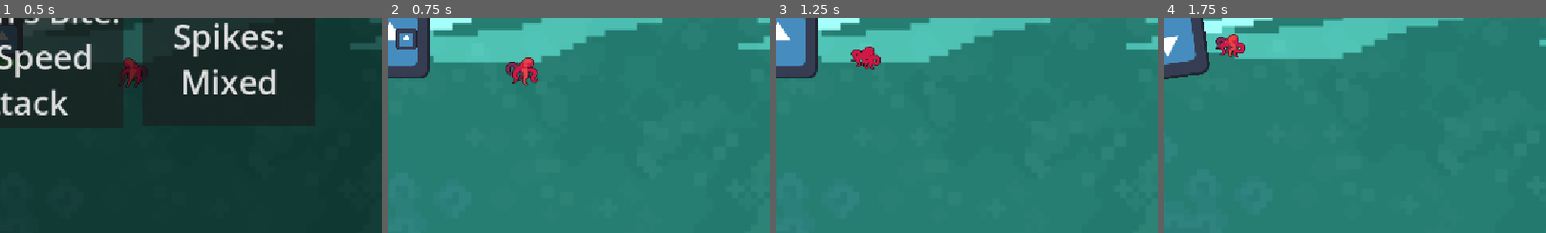
Above: before the commit, frames 1-4 (left to right).
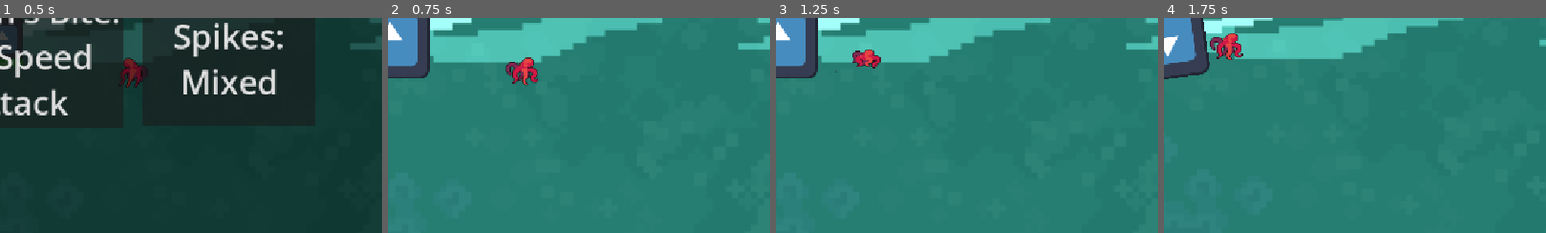
Above: after the commit, the same moments.

Repository: GavinWu42711/Campfire
Game: Godot game, scene res://Scenes/level_1.tscn
Same seed, same stepped clock (60 frames per second), same inputs: the game is played once before the commit and once after it. The engine's default icon, where the game draws it, is replaced by a stand-in: a white triangle on a blue panel in a dark square.
Inputs (mouse positions are % of the whole screen's width and height, from its top left):
- Up to frame 1 (0.5 s): no input
- Up to frame 2 (0.75 s): tap Enter at 0.5 s; move the mouse to (72, 45) at 0.52 s; click (72, 45) at 0.6 s
- Up to frame 3 (1.25 s): no input
- Up to frame 4 (1.75 s): move the mouse to (30, 55) at 1.27 s; right-click (30, 55) at 1.35 s
The pictures show only the part of the screen within x 50-100%, y 45-95%; the shares and areas given below are measured in that part.

Frame 1 is identical in both runs. In frame 2, 0.4% of the frame differs, in the area x 2-8%, y 4-15%; in frame 3, 0.5%; in frame 4, 0.6%, in the area x 12-22%, y 7-20%.

Commit message:
nuked global script
moved stats to global

Diff:
--- a/campfire/Scenes/Player.tscn
+++ b/campfire/Scenes/Player.tscn
@@ -96,6 +96,3 @@
 [connection signal="plus_dot" from="upgrade_tentacles" to="Tentacles" method="_on_upgrade_tentacles_plus_dot"]
 [connection signal="plus_knockback" from="upgrade_tentacles" to="Tentacles" method="_on_upgrade_tentacles_plus_knockback"]
 [connection signal="plus_range" from="upgrade_tentacles" to="Tentacles" method="_on_upgrade_tentacles_plus_range"]
-[connection signal="plus_dmg" from="upgrade_glutton" to="Glutton" method="_on_upgrade_glutton_plus_dmg"]
-[connection signal="plus_lifesteal" from="upgrade_glutton" to="Glutton" method="_on_upgrade_glutton_plus_lifesteal"]
-[connection signal="plus_range" from="upgrade_glutton" to="Glutton" method="_on_upgrade_glutton_plus_range"]
--- a/campfire/Scenes/upgrade_tentacles.tscn
+++ b/campfire/Scenes/upgrade_tentacles.tscn
@@ -4,6 +4,7 @@
 
 [node name="upgrade_tentacles" type="Node2D" unique_id=1336321391]
 process_mode = 2
+scale = Vector2(0.99409866, 1)
 script = ExtResource("1_06ivc")
 
 [node name="CanvasLayer" type="CanvasLayer" parent="." unique_id=354654522]
@@ -28,7 +29,7 @@
 [node name="Button2" type="Button" parent="CanvasLayer/ColorRect" unique_id=1757992005]
 layout_mode = 1
 anchors_preset = -1
-anchor_top = 0.062222224
+anchor_top = -0.10222222
 anchor_right = 0.018197574
 anchor_bottom = -0.10222222
 offset_left = 413.0
--- a/campfire/Scripts/global.gd
+++ b/campfire/Scripts/global.gd
@@ -2,6 +2,32 @@
 
 var player_pos:Vector2
 
+var hp = 100
+var weapon:String
+
+var spike_attackspeed = 1.5
+var spike_damage = 7
+var spikes = 1
+var spike_waves = 1
+var spike_burst_cd = 5
+var spikes_on_cd = false
+var shooting_spikes = false
+var spike_burst_unlocked = false
+var burst_chance = 0
+
+
+var tent_attackspeed = 1
+var tent_damage = 5
+var tentacles = 1
+var knockback_dist = 0.0
+var dot = 0
+var dot_duration = 0.0
+var tent_range = 1
+
+var bite_attackspeed = 3
+var bite_damage = 15
+var lifesteal = 0.0
+var bite_range = 1
 
 # Called when the node enters the scene tree for the first time.
 func _ready() -> void:
--- a/campfire/Scripts/glutton.gd
+++ b/campfire/Scripts/glutton.gd
@@ -4,32 +4,16 @@
 
 signal lifesteal_hp(num:float)
 
-var attackspeed = 3
 var can_attack = true
-var damage = 15
-var lifesteal = 0.0
 
 func _physics_process(delta: float) -> void:
 	for body in get_overlapping_bodies():
 		if can_attack && body is Enemy:
-			body.take_damage_signal.emit(damage)
-			lifesteal_hp.emit(damage * lifesteal)
+			body.take_damage_signal.emit(Global.bite_damage)
+			Global.hp += Global.bite_damage * Global.lifesteal
 			can_attack = false
 			attack_cd()
 
 func attack_cd():
-	await get_tree().create_timer(attackspeed).timeout
+	await get_tree().create_timer(Global.bite_attackspeed).timeout
 	can_attack = true
-
-func _on_upgrade_glutton_plus_dmg(num: int) -> void:
-	damage += num
-
-func _on_upgrade_glutton_plus_lifesteal(num: float) -> void:
-	lifesteal += num
-
-func _on_upgrade_glutton_plus_range(num: float) -> void:
-	glutton.scale *= num
-
-func _on_character_body_2d_up_gluttons_bite() -> void:
-	damage += 10
-	attackspeed -= 0.2
--- a/campfire/Scripts/player.gd
+++ b/campfire/Scripts/player.gd
@@ -24,40 +24,49 @@
 var dash_on_cd = false;
 var dash_cd = 5;
 var dash_range = 100;
-var hp = 100
 var max_hp = 100
 var vulnerable = true
 var alive = true
-var weapon_type
 
 func _ready() -> void:
 	take_damage_signal.connect(take_damage)
 	click_pos = position
+	if Global.weapon == "glutton's bite":
+		glutton.process_mode = Node.PROCESS_MODE_INHERIT
+		glutton.visible = true
+	elif Global.weapon == "tentacles":
+		tentacles.process_mode = Node.PROCESS_MODE_INHERIT
+		tentacles.visible = true
+	elif Global.weapon == "spikes":
+		spikes.process_mode = Node.PROCESS_MODE_INHERIT
+		spikes.visible = true
 
 func _on_selection_screen_choose_glutton_signal() -> void:
 	glutton.process_mode = Node.PROCESS_MODE_INHERIT
 	glutton.visible = true
-	weapon_type = "glutton's bite"
+	Global.weapon = "glutton's bite"
+	glutton.scale *= Global.bite_range
 
 func _on_selection_screen_choose_spikes_signal() -> void:
 	spikes.process_mode = Node.PROCESS_MODE_INHERIT
 	spikes.visible = true
-	weapon_type = "spikes"
+	Global.weapon = "spikes"
 
 func _on_selection_screen_choose_tentacles_signal() -> void:
 	tentacles.process_mode = Node.PROCESS_MODE_INHERIT
 	tentacles.visible = true
-	weapon_type = "tentacles"
+	Global.weapon = "tentacles"
+	tentacles.scale *= Global.tent_range
 
 func take_damage(damage:int):
 	print("supposed to take damage")
 	if vulnerable && alive:
-		hp -= damage
-		hp_bar.value = hp
+		Global.hp -= damage
+		hp_bar.value = Global.hp
 		vulnerable = false
 		vulnerability_cd()
-	if hp <= 0:
-		hp = 0
+	if Global.hp <= 0:
+		Global.hp = 0
 		die()
 
 func die():
@@ -105,23 +114,21 @@
 		dash_on_cd = true
 		look_at(get_global_mouse_position())
 
-func _on_glutton_lifesteal_hp(num: float) -> void:
-	hp += num
-	if hp > 100:
-		hp_bar.value = 100
-	else:
-		hp_bar.value = hp
-
 func evolve():
-	if weapon_type == "glutton's bite":
+	if Global.weapon == "glutton's bite":
 		upgrade_glutton.visible = true
 		get_tree().paused = true
-		up_gluttons_bite.emit()
-	elif weapon_type == "tentacles":
+		Global.bite_damage += 10
+		Global.bite_attackspeed -= 0.2
+	elif Global.weapon == "tentacles":
 		upgrade_tentacles.visible = true
 		get_tree().paused = true
-		up_tentacles.emit()
+		Global.tent_damage += 5
+		Global.tentacles += 1
 	else:
+		Global.spike_burst_unlocked = true
 		upgrade_screen_spikes.visible = true
 		get_tree().paused = true
-		up_spikes.emit()
+		Global.spikes += 1
+		Global.spike_damage += 4
+		Global.spike_waves += 1
--- a/campfire/Scripts/spikes.gd
+++ b/campfire/Scripts/spikes.gd
@@ -2,69 +2,47 @@
 
 @onready var spikes_area: Area2D = $"."
 
-var attackspeed = 1.5
 var can_attack = true
-var damage = 7
-var spikes = 1
-var spike_waves = 1
-var spike_burst_cd = 5
-var spikes_on_cd = false
 var shooting_spikes = false
-var spike_burst_unlocked = true
-var burst_chance = 0
 var chance = 0
 
 func attack_cd():
-	await get_tree().create_timer(attackspeed).timeout
+	await get_tree().create_timer(Global.spike_attackspeed).timeout
 	can_attack = true
 
 func _physics_process(delta: float) -> void:
 	for body in get_overlapping_bodies():
 		if can_attack && body is Enemy:
-			body.take_damage_signal.emit(damage * spikes)
+			body.take_damage_signal.emit(Global.spike_damage * Global.spikes)
 			can_attack = false
 			attack_cd()
-	if !spikes_on_cd && spike_burst_unlocked:
+	if !Global.spikes_on_cd && Global.spike_burst_unlocked:
 		spike_burst()
-		spikes_on_cd = true
+		Global.spikes_on_cd = true
 
 func start_cd():
-	await get_tree().create_timer(spike_burst_cd).timeout
-	spikes_on_cd = false
+	await get_tree().create_timer(Global.spike_burst_cd).timeout
+	Global.spikes_on_cd = false
 
 func spike_burst():
 	shooting_spikes = true
-	if spikes_on_cd == false:
-		spikes_on_cd = true
-		for z in spike_waves:
-			for i in spikes:
+	if Global.spikes_on_cd == false:
+		Global.spikes_on_cd = true
+		for z in Global.spike_waves:
+			for i in Global.spikes:
 				var bullet = preload("res://Scenes/spike_proj.tscn")
 				var new_bullet = bullet.instantiate()
-				var angle = (2 * PI / spikes) * i
+				var angle = (2 * PI / Global.spikes) * i
 				new_bullet.position = %SpawnPoint.position
 				new_bullet.global_rotation = %SpawnPoint.global_rotation + angle
 				%SpawnPoint.add_child(new_bullet)
 			await get_tree().create_timer(0.5).timeout
 		await get_tree().create_timer(1).timeout
 		shooting_spikes = false
-		await get_tree().create_timer(spike_burst_cd).timeout
-		spikes_on_cd = false
-
-func _on_upgrade_screen_spikes_lower_cd(num: float) -> void:
-	spike_burst_cd -= num
-
-func _on_upgrade_screen_spikes_plus_chance(num: int) -> void:
-	burst_chance += num
-
-func _on_upgrade_screen_spikes_plus_spikes(num: int) -> void:
-	spikes += num
+		await get_tree().create_timer(Global.spike_burst_cd).timeout
+		Global.spikes_on_cd = false
 
 func _on_character_body_2d_take_damage_signal(damage: int) -> void:
 	chance = randi_range(1, 100)
-	if chance <= burst_chance:
+	if chance <= Global.burst_chance:
 		spike_burst()
-
-func _on_character_body_2d_up_spikes() -> void:
-	damage += 5
-	spikes += 1
-	spike_waves += 1
--- a/campfire/Scripts/tentacles.gd
+++ b/campfire/Scripts/tentacles.gd
@@ -9,9 +9,10 @@
 var can_attack = true
 var damage = 5
 var tentacles = 1
-var knockback_dist = 0.0
+var knockback_dist = 150.0
 var dot = 0
 var dot_duration = 0.0
+
 
 @onready var tentacles_wpn: Area2D = $"."
 
@@ -27,17 +28,3 @@
 			body.take_dot.emit(dot, dot_duration)
 			can_attack = false
 			attack_cd()
-
-func _on_upgrade_tentacles_plus_dot(num: int, time: float) -> void:
-	dot += num
-	dot_duration += time
-
-func _on_upgrade_tentacles_plus_knockback(num: int) -> void:
-	knockback_dist += num
-
-func _on_upgrade_tentacles_plus_range(num: float) -> void:
-	tentacles_wpn.scale *= num
-
-func _on_character_body_2d_up_tentacles() -> void:
-	damage += 7
-	tentacles += 1
--- a/campfire/Scripts/upgrade_glutton.gd
+++ b/campfire/Scripts/upgrade_glutton.gd
@@ -1,29 +1,18 @@
 extends Node2D
-
-signal plus_range(num:float)
-signal plus_dmg(num:int)
-signal plus_lifesteal(num:float)
-
-var plus_range_upgrades = 0
-var plus_dmg_upgrades = 0
-var plus_lifesteal_upgrades = 0
 
 @onready var screen: CanvasLayer = $CanvasLayer
 
 func _on_button_pressed() -> void:
-	plus_range_upgrades += 0.2
-	plus_range.emit(plus_range_upgrades)
+	Global.bite_range += 0.2
 	screen.visible = false
 	get_tree().paused = false
 
 func _on_button_2_pressed() -> void:
-	plus_dmg_upgrades += 10
-	plus_range.emit(plus_dmg_upgrades)
+	Global.bite_damage += 10
 	screen.visible = false
 	get_tree().paused = false
 
 func _on_button_3_pressed() -> void:
-	plus_lifesteal_upgrades += 0.08
-	plus_lifesteal.emit(plus_lifesteal_upgrades)
+	Global.lifesteal += 0.08
 	screen.visible = false
 	get_tree().paused = false
--- a/campfire/Scripts/upgrade_spikes.gd
+++ b/campfire/Scripts/upgrade_spikes.gd
@@ -2,25 +2,14 @@
 
 @onready var screen: CanvasLayer = $CanvasLayer
 
-signal plus_spikes(num:int)
-signal plus_chance(num:int)
-signal lower_cd(num:float)
-
-var plus_spike_upgrades = 0
-var plus_chance_upgrades = 0
-var lower_cd_upgrades = 0
-
 func _on_button_pressed() -> void:
-	plus_spikes.emit(plus_spike_upgrades + 1)
-	plus_chance_upgrades += 1
+	Global.spikes += 1
 	screen.visible = false
 
 func _on_button_2_pressed() -> void:
-	plus_chance_upgrades.emit(plus_chance_upgrades + 10)
-	plus_chance_upgrades += 10
+	Global.burst_chance += 10
 	screen.visible = false
 
 func _on_button_3_pressed() -> void:
-	lower_cd.emit(lower_cd_upgrades + 0.25)
-	lower_cd_upgrades += 0.5
+	Global.spike_burst_cd -= 0.5
 	screen.visible = false
--- a/campfire/Scripts/upgrade_tentacles.gd
+++ b/campfire/Scripts/upgrade_tentacles.gd
@@ -1,26 +1,16 @@
 extends Node2D
 @onready var screen: CanvasLayer = $CanvasLayer
 
-signal plus_range(num:float)
-signal plus_knockback(num:int)
-signal plus_dot(num:int, duration: float)
-
-var plus_range_upgrades = 0
-var plus_knockback_upgrades = 0
-var plus_dot_upgrades = 0
-
 func _on_button_pressed() -> void:
-	plus_range_upgrades += 0.2
-	plus_range.emit(plus_range_upgrades)
+	Global.tent_range += 0.1
 	screen.visible = false
 
 
 func _on_button_2_pressed() -> void:
-	plus_knockback_upgrades += 100
-	plus_knockback.emit(plus_knockback_upgrades)
+	Global.knockback_dist += 100
 	screen.visible = false
 
 func _on_button_3_pressed() -> void:
-	plus_dot_upgrades += 3
-	plus_dot.emit(plus_dot_upgrades, plus_dot_upgrades / 2)
+	Global.dot += 3
+	Global.dot_duration += 1.5
 	screen.visible = false
